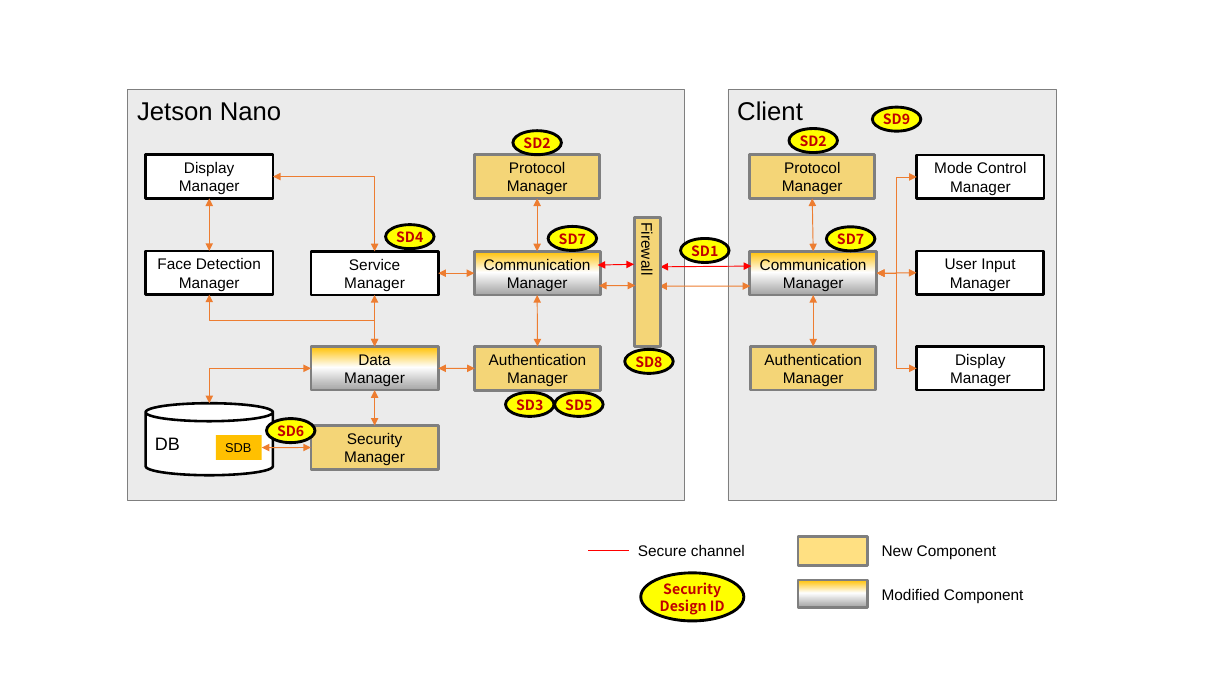
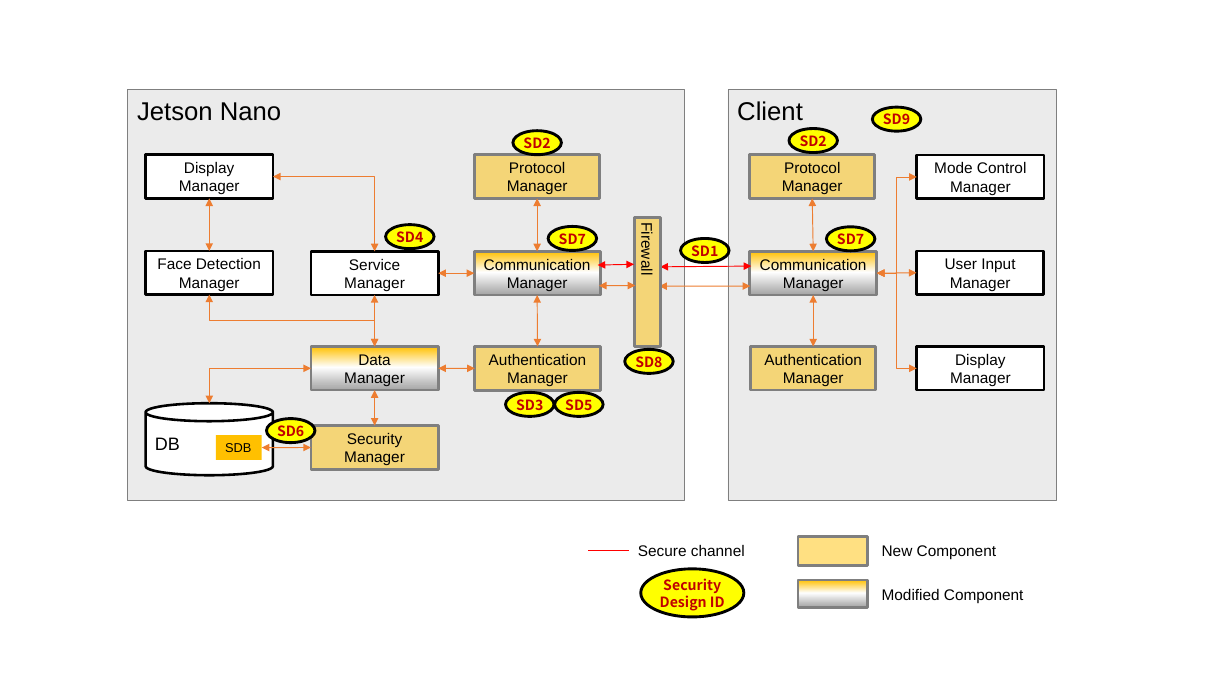
Before and after one commit to prayam/cmu_project_public, a slide deck: slide 2 of docs/phase2/03_vulnerabilities/vulnerabilities.pptx. Drawn at 1232x693 pixels with LibreOffice and Linux fonts; fonts in the diff are those of the drawing. Boxes give left, top, right and bottom in pixels: in the first picture for what was removed or moved away, otherwise in the second. Text is boxed around its words. In the diff, an @@ line names an element or a change of style, - is before the commit and + after.

```diff
--- a/docs/phase2/03_vulnerabilities/vulnerabilities.pptx
+++ b/docs/phase2/03_vulnerabilities/vulnerabilities.pptx
@@ ellipse "Security Design ID": place and size @@
-ellipse "Security Design ID" at [641,573,745,621]
+ellipse "Security Design ID" at [641,569,745,617]
```
Also in this commit, not shown: 1 other slide changed, 2 other files.
